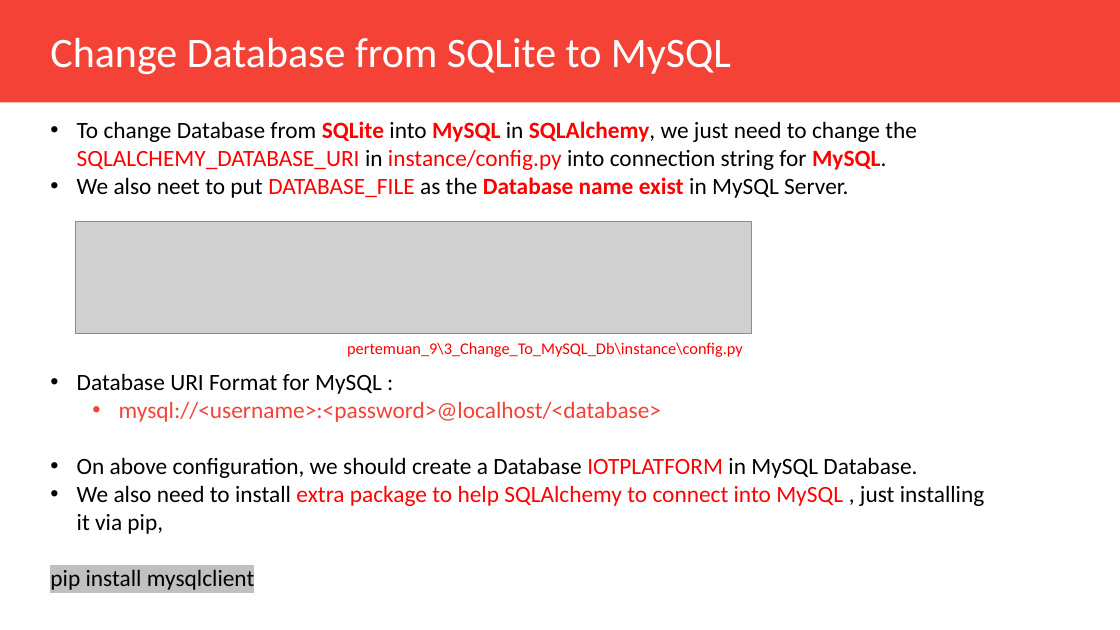
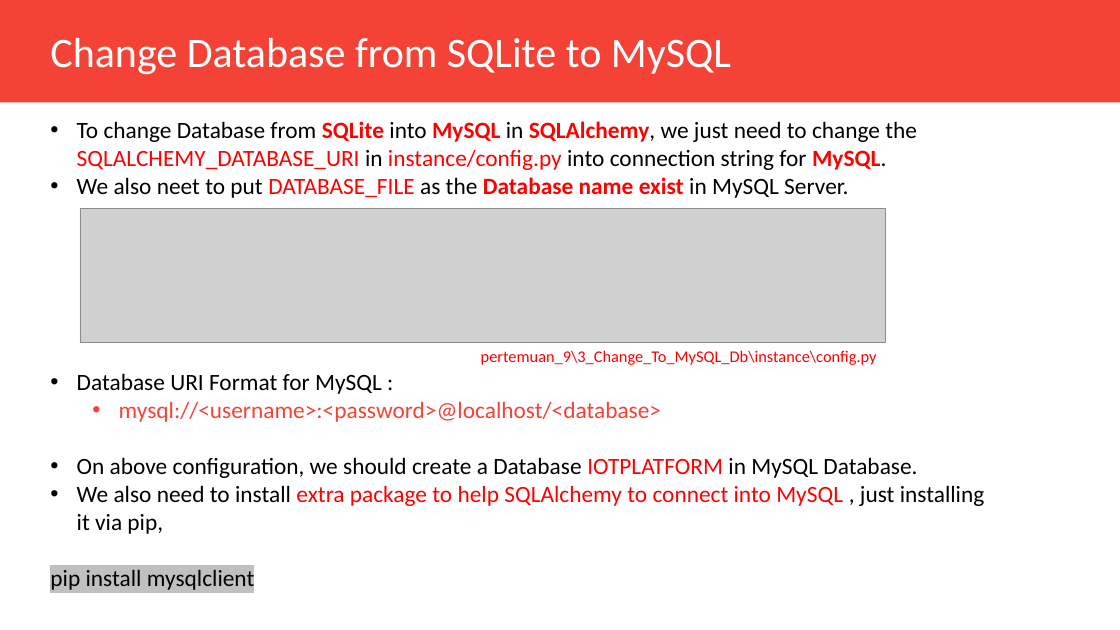
Before and after one commit to Muhammad-Yunus/Flask-Web-Development, a slide deck: slide 27 of pertemuan_9/Pertemuan_9.pptx. Drawn at 1120x630 pixels with LibreOffice and Linux fonts; fonts in the diff are those of the drawing; grey boxes stand for pictures. Boxes give left, top, right and bottom in pixels: in the first picture for what was removed or moved away, otherwise in the second. Text is boxed around its words. In the diff, an @@ line names an element or a change of style, - is before the commit and + after.

```diff
--- a/pertemuan_9/Pertemuan_9.pptx
+++ b/pertemuan_9/Pertemuan_9.pptx
@@ picture: place and size @@
-picture at (75,222,752,334)
+picture at (80,208,886,342)
@@ text "pertemuan_9\3_Change_To_MySQL_Db\instance\config.py": place and size @@
-text "pertemuan_9\3_Change_To_MySQL_Db\instance\config.py" at (347,342,743,357)
+text "pertemuan_9\3_Change_To_MySQL_Db\instance\config.py" at (481,350,877,365)
```
Also in this commit, not shown: 6 other slides changed.
